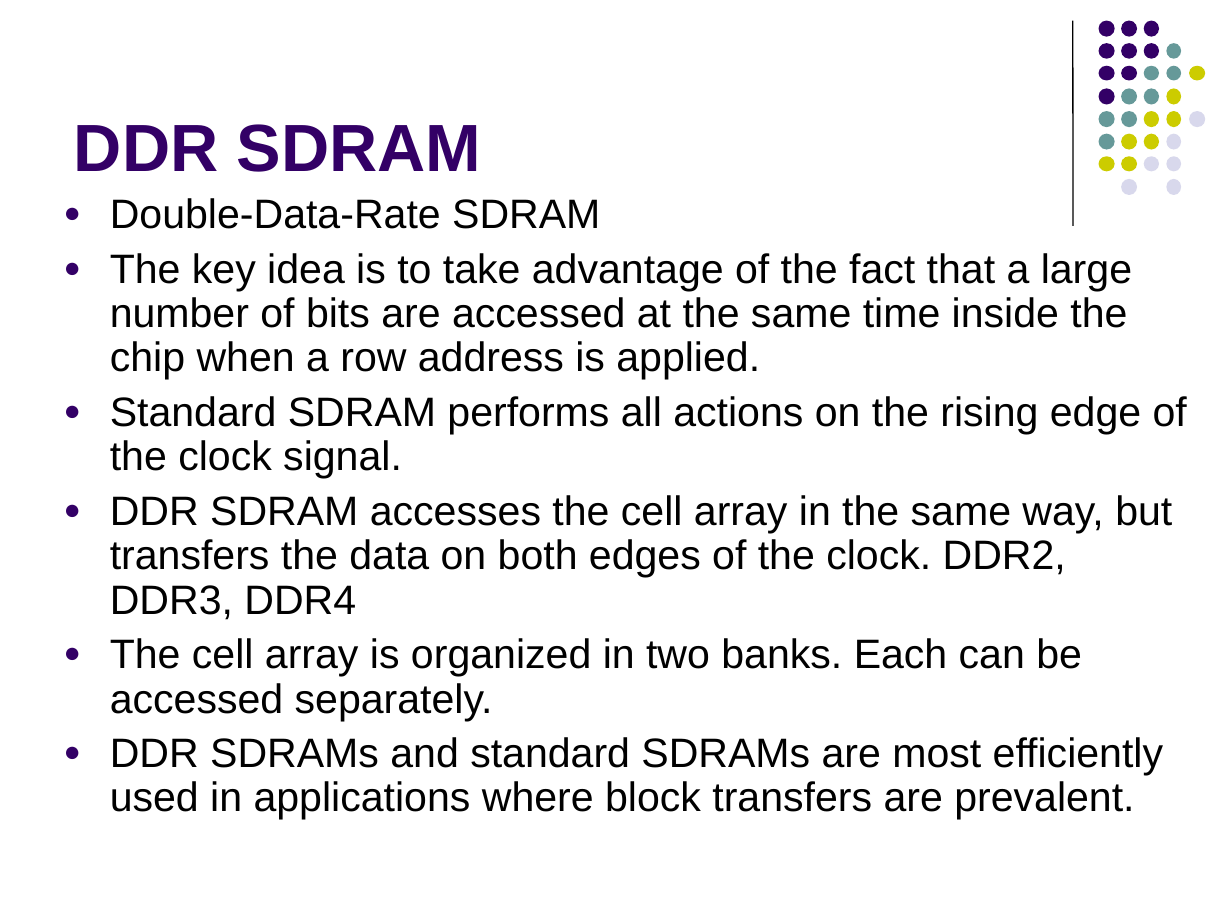
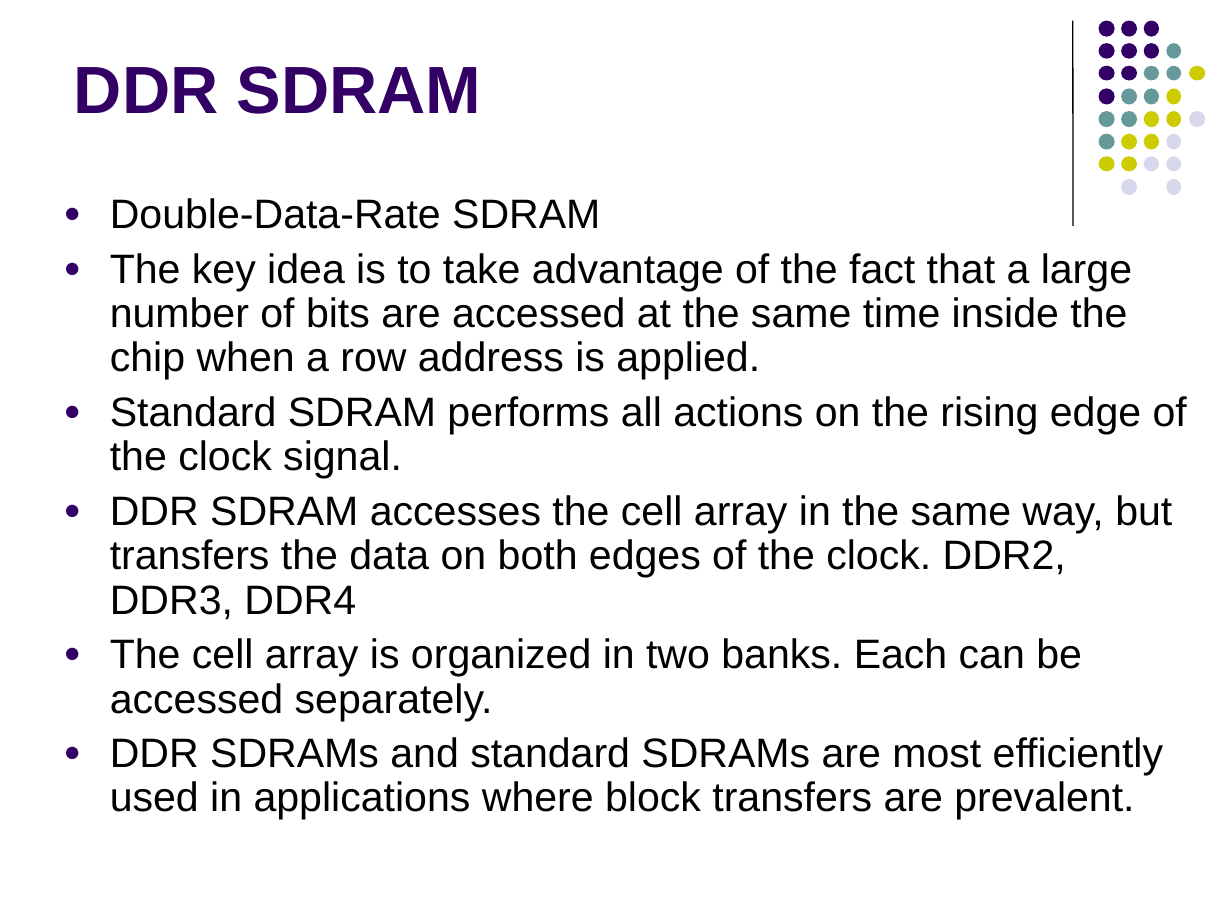
Before and after one commit to Khushi130404/Assembly_8085_Processor, a slide deck: slide 32 of CO_Study/7_memeory1_ams.ppt. Drawn at 1232x924 pixels with LibreOffice and Linux fonts; fonts in the diff are those of the drawing. Boxes give left, top, right and bottom in pixels: in the first picture for what was removed or moved away, otherwise in the second. Text is boxed around its words. In the diff, an @@ line names an element or a change of style, - is before the commit and + after.

```diff
--- a/CO_Study/7_memeory1_ams.ppt
+++ b/CO_Study/7_memeory1_ams.ppt
@@ title "DDR SDRAM": place and size @@
-title "DDR SDRAM" at box(74, 124, 482, 172)
+title "DDR SDRAM" at box(74, 66, 482, 114)
```
Also in this commit, not shown: 10 other slides changed, 1 other file.
